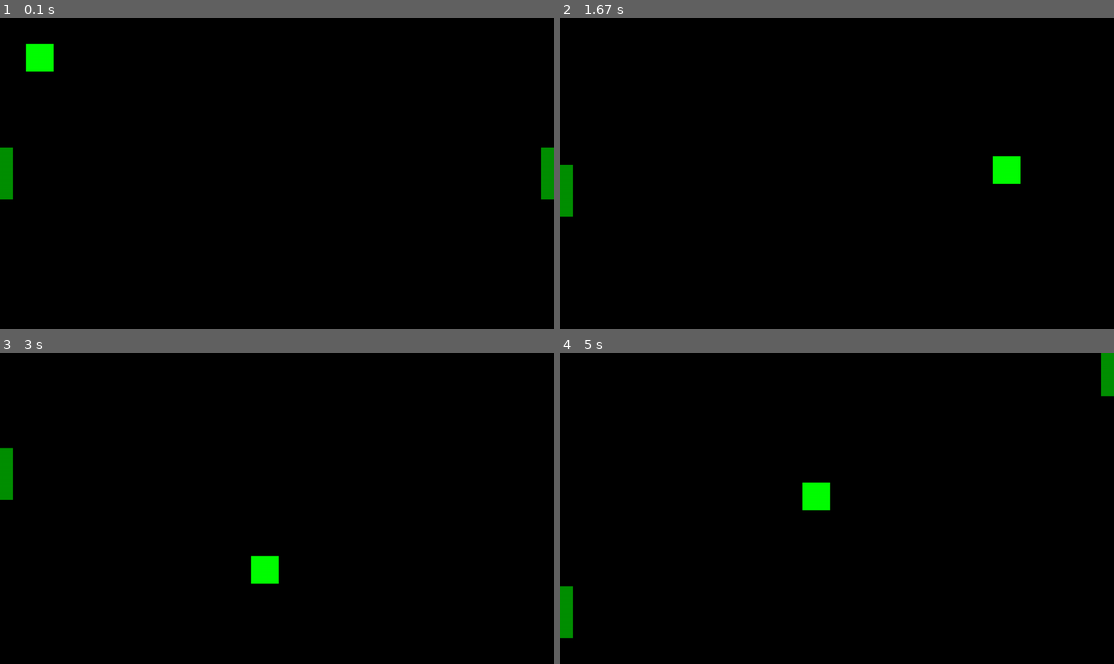
Above: before the commit, frames 1-4 (two rows, left to right).
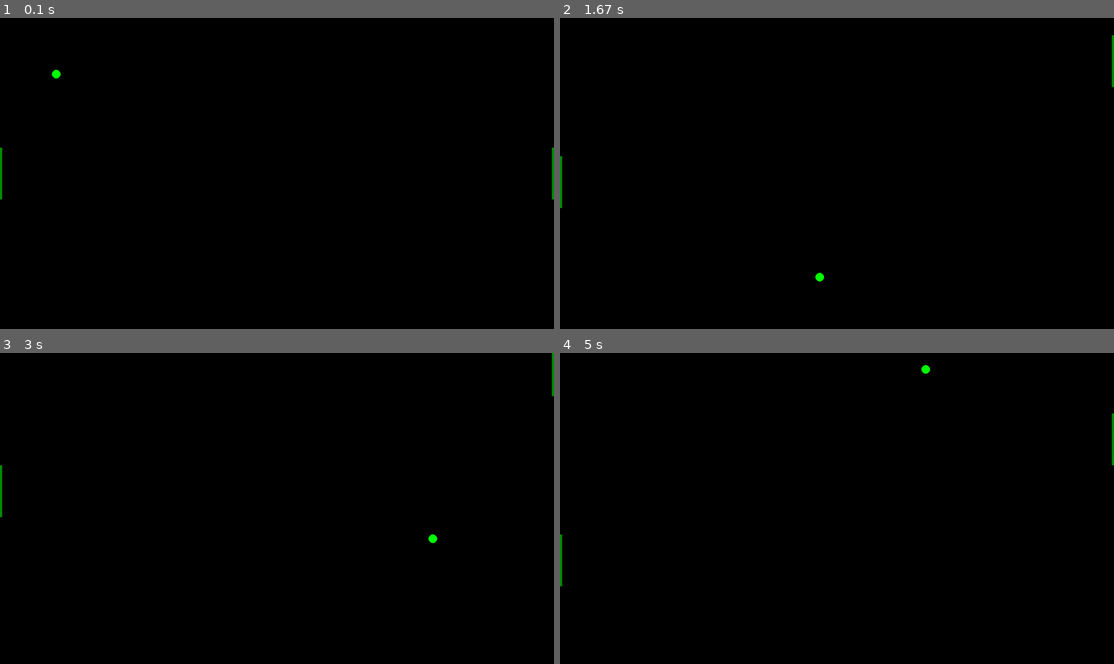
Above: after the commit, the same moments.

Repository: Busiu/Pong_xD
Game: pygame game, started from Pong.py
The game is run twice, just before and just after one commit, with the same random seed, the same clock (stepped at 60 frames per second) and the same inputs.
Inputs:
- Up to frame 1 (0.1 s): no input
- Up to frame 2 (1.67 s): hold Up 0.33-0.8 s; hold Down 0.83-1.13 s; hold S 0.83-1.13 s; hold Up 1.17-1.53 s; hold W 1.17-1.53 s; hold Down from 1.57 s (still down); hold S from 1.57 s (still down)
- Up to frame 3 (3 s): release Down at 1.93 s; release S at 1.93 s; hold Up 1.97-2.27 s; hold W 1.97-2.27 s; hold Down 2.3-2.6 s; hold S 2.3-2.6 s; hold Up from 2.63 s (still down); hold W from 2.63 s (still down)
- Up to frame 4 (5 s): release Up at 3 s; release W at 3 s; hold Down 3.03-3.4 s; hold S 3.03-3.4 s; hold Up 3.43-3.73 s; hold W 3.43-3.73 s; hold Down 3.77-4.07 s; hold S 3.77-4.07 s; hold Up 4.1-4.47 s; hold W 4.1-4.47 s; hold Down 4.5-4.87 s; hold S 4.5-4.87 s; hold Up from 4.9 s (still down); hold W from 4.9 s (still down)

The runs differ from the first frame. In frame 1, 1.2% of the frame differs, in the area x 0-100%, y 8-59%; in frame 2, 0.9%; in frame 3, 0.9%; in frame 4, 1.4%, in the area x 0-100%, y 0-92%.

Commit message:
Amendment part 1

Diff:
--- a/CollisionChecker.py
+++ b/CollisionChecker.py
@@ -1,25 +1,34 @@
-import pygame
-
+import math
+from Objects import *
 
 class CollisionChecker:
 
-    def checkPaddleAndBall(self, paddle, ball):
-        if pygame.Rect.colliderect(paddle.position, ball.position):
+    def checkBallAndTopWall(self, ball):
+        if ball.position[1] - ball.radius < 0:
+            ball.speed.down = -ball.speed.down
 
-            if ball.period == 0:
-                ball.speed.down = -ball.speed.down
-            else:
-                ball.speed.right = -ball.speed.right
-            ball.period = (ball.period + 1) % 2
+    def checkBallAndBottomWall(self, ball, screensize):
+        if ball.position[1] + ball.radius > screensize[1]:
+            ball.speed.down = -ball.speed.down
 
-    def checkBallAndWalls(self, ball, screensize):
-        if (ball.position.right > screensize[0] or
-                ball.position.left < 0 or
-                ball.position.bottom > screensize[1] or
-                ball.position.top < 0):
+    def checkBallAndLeftWall(self, ball, paddle):
+        if ball.position[0] - ball.radius < 0:
+            if ball.position[1] > paddle.position.top and ball.position[1] < paddle.position.bottom:
+                angle = (ball.position[1] - paddle.position.centery) / (paddle.position.height / 2)
+                angle *= math.pi / 2
+                cos = math.cos(angle)
+                sin = math.sin(angle)
+                r = math.sqrt(50)
+                ball.setSpeed(Speed(cos * r, sin * r))
+                ball.setPosition([ball.radius, ball.position[1]])
 
-            if ball.period == 0:
-                ball.speed.down = -ball.speed.down
-            else:
-                ball.speed.right = -ball.speed.right
-            ball.period = (ball.period + 1) % 2
+    def checkBallAndRightWall(self, ball, paddle, screensize):
+        if ball.position[0] + ball.radius > screensize[0]:
+            if ball.position[1] > paddle.position.top and ball.position[1] < paddle.position.bottom:
+                angle = (ball.position[1] - paddle.position.centery) / (paddle.position.height / 2)
+                angle *= math.pi / 2
+                cos = math.cos(angle)
+                sin = math.sin(angle)
+                r = math.sqrt(50)
+                ball.setSpeed(Speed(-cos * r, sin * r))
+                ball.setPosition([screensize[0] - ball.radius, ball.position[1]])
--- a/Objects.py
+++ b/Objects.py
@@ -1,23 +1,31 @@
-import pygame, sys
+import pygame, math
 
 class Speed:
-    def __init__ (self, down, right):
+    def __init__ (self, right, down):
+        self.right = right
         self.down = down
-        self.right = right
 
 class Ball:
-    def __init__ (self, position, speed, color):
+    def __init__ (self, position, speed, color, radius):
         self.position = position
         self.speed = speed
         self.color = color
-        self.period = 0
+        self.radius = radius
 
     def draw(self, screen):
-        pygame.draw.rect(screen, self.color, self.position)
+        x_floor = math.floor(self.position[0])
+        y_floor = math.floor(self.position[1])
+        pygame.draw.circle(screen, self.color, [x_floor, y_floor], self.radius)
 
-    def update(self):
-        self.position.centery += self.speed.down
-        self.position.centerx += self.speed.right
+    def updateSpeed(self):
+        self.position[0] += self.speed.right
+        self.position[1] += self.speed.down
+
+    def setSpeed(self, speed):
+        self.speed = speed
+
+    def setPosition(self, position):
+        self.position = position
 
 class Paddle:
     def __init__(self, position, speed, color):
@@ -29,5 +37,5 @@
         pygame.draw.rect(screen, self.color, self.position)
 
     def update(self, vector):
-        self.position.centerx += vector.down
-        self.position.centery += vector.right
+        self.position.centerx += vector.right
+        self.position.centery += vector.down
--- a/Pong.py
+++ b/Pong.py
@@ -3,7 +3,7 @@
 
 def main():
     pygame.init()
-    FPS = 300
+    FPS = 60
     clock = pygame.time.Clock()
 
     screen_size = (1280, 720)
@@ -13,17 +13,17 @@
     GREEN = (0, 255, 0)                     ## Color of ball
     BLACK = (0, 0, 0)                       ## Color of background
 
-    ball_position = pygame.Rect(0, 0, 64, 64)
+    ball_position = [100, 100]
     ball_speed = Speed(5, 5)
-    ball = Ball(ball_position, ball_speed, GREEN)
+    ball = Ball(ball_position, ball_speed, GREEN, 10)
 
-    paddle1_position = pygame.Rect(0, 300, 30, 120)
-    paddle1_speed = Speed(0, 0)
-    paddle1 = Paddle(paddle1_position, paddle1_speed, DARK_GREEN)
+    paddle_left_position = pygame.Rect(0, 300, 5, 120)
+    paddle_left_speed = Speed(0, 0)
+    paddle_left = Paddle(paddle_left_position, paddle_left_speed, DARK_GREEN)
 
-    paddle2_position = pygame.Rect(1250, 300, 30, 120)
-    paddle2_speed = Speed(0, 0)
-    paddle2 = Paddle(paddle2_position, paddle2_speed, DARK_GREEN)
+    paddle_right_position = pygame.Rect(1275, 300, 5, 120)
+    paddle_right_speed = Speed(0, 0)
+    paddle_right = Paddle(paddle_right_position, paddle_right_speed, DARK_GREEN)
 
     collisionDetector = CollisionChecker()
 
@@ -36,26 +36,27 @@
 
         keys = pygame.key.get_pressed()
         if(keys[pygame.K_w]):
-            paddle1.update(Speed(0, -10))
+            paddle_left.update(Speed(0, -10))
         if(keys[pygame.K_s]):
-            paddle1.update(Speed(0, 10))
+            paddle_left.update(Speed(0, 10))
         if(keys[pygame.K_UP]):
-            paddle2.update(Speed(0, -10))
+            paddle_right.update(Speed(0, -10))
         if(keys[pygame.K_DOWN]):
-            paddle2.update(Speed(0, 10))
+            paddle_right.update(Speed(0, 10))
 
-        ball.update()
+        ball.updateSpeed()
 
         ## Check Collisions
-        collisionDetector.checkPaddleAndBall(paddle1, ball)
-        collisionDetector.checkPaddleAndBall(paddle2, ball)
-        collisionDetector.checkBallAndWalls(ball, screen_size)
+        collisionDetector.checkBallAndTopWall(ball)
+        collisionDetector.checkBallAndBottomWall(ball, screen_size)
+        collisionDetector.checkBallAndLeftWall(ball, paddle_left)
+        collisionDetector.checkBallAndRightWall(ball, paddle_right, screen_size)
 
         ## Draw
         screen.fill(BLACK)
         ball.draw(screen)
-        paddle1.draw(screen)
-        paddle2.draw(screen)
+        paddle_left.draw(screen)
+        paddle_right.draw(screen)
 
         ## Render
         pygame.display.update()
